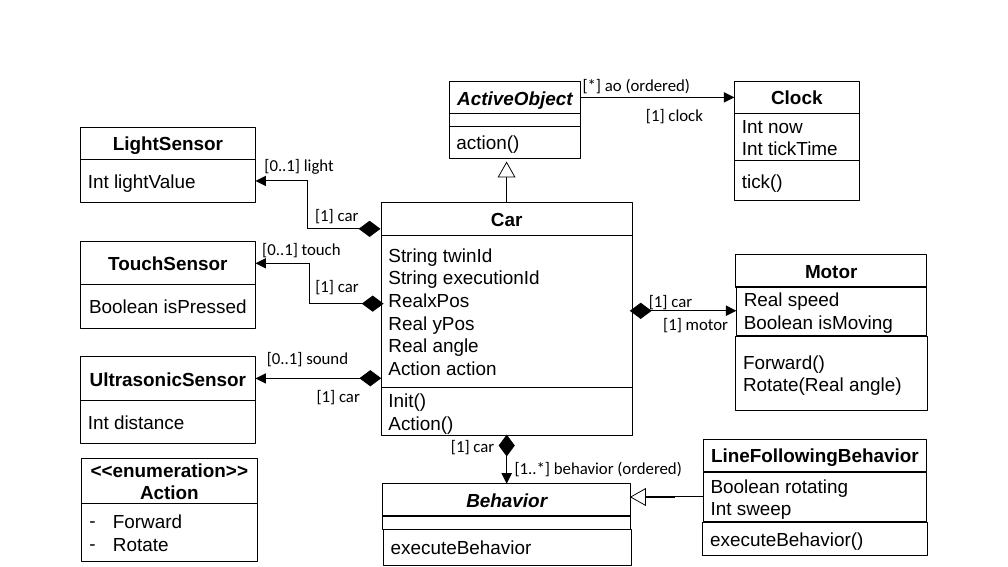
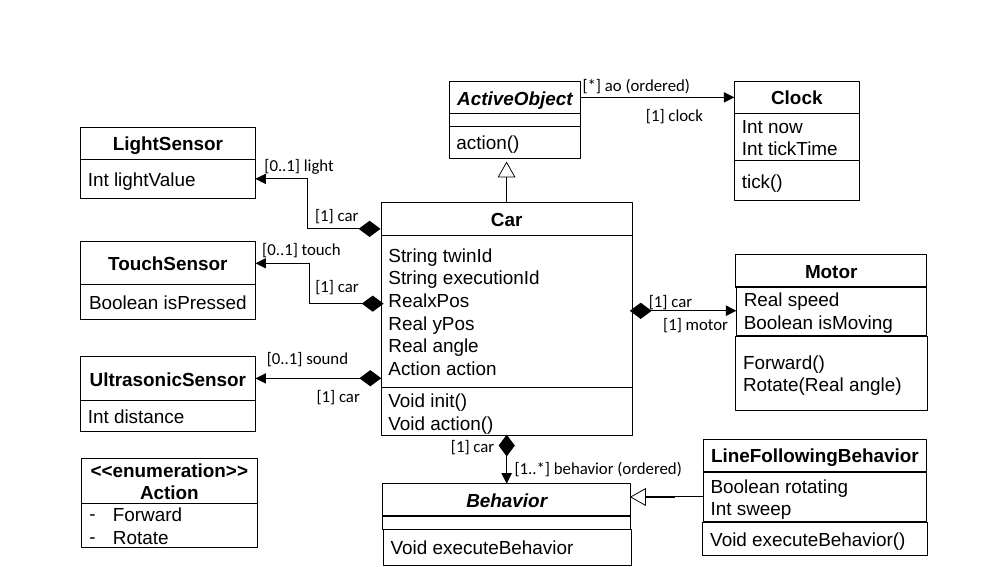
Before and after one commit to derlehner/dt_language_comparison, a slide deck: slide 13 of Figures.pptx (slide 22 before the commit). Drawn at 1008x567 pixels with LibreOffice and Linux fonts; fonts in the diff are those of the drawing. Boxes give left, top, right and bottom in pixels: in the first picture for what was removed or moved away, otherwise in the second. Text is boxed around its words. In the diff, an @@ line names an element or a change of style, - is before the commit and + after.

```diff
--- a/Figures.pptx
+++ b/Figures.pptx
@@ rectangle "Int lightValue": place and size @@
-rectangle "Int lightValue" at bbox=[80, 160, 256, 203]
+rectangle "Int lightValue" at bbox=[80, 160, 256, 199]
@@ elbow arrow (360, 229) - (256, 179): route changed @@
@@ rectangle "Boolean isPressed": place and size @@
-rectangle "Boolean isPressed" at bbox=[80, 285, 256, 328]
+rectangle "Boolean isPressed" at bbox=[80, 285, 256, 319]
@@ rectangle "Int distance": place and size @@
-rectangle "Int distance" at bbox=[80, 400, 256, 443]
+rectangle "Int distance" at bbox=[80, 400, 256, 432]
@@ text in rectangle at bbox=[388, 393, 493, 434]: text changed @@
-Init()
-Action()
+Void init()
+Void action()
@@ rectangle "Forward": place and size @@
-rectangle "Forward" at bbox=[82, 504, 257, 563]
+rectangle "Forward" at bbox=[82, 504, 257, 548]
@@ text in rectangle at bbox=[710, 532, 905, 550]: text changed @@
-executeBehavior()
+Void executeBehavior()
@@ text in rectangle at bbox=[391, 540, 574, 555]: text changed @@
-executeBehavior
+Void executeBehavior
```
Also in this commit, not shown: 2 other slides changed.
